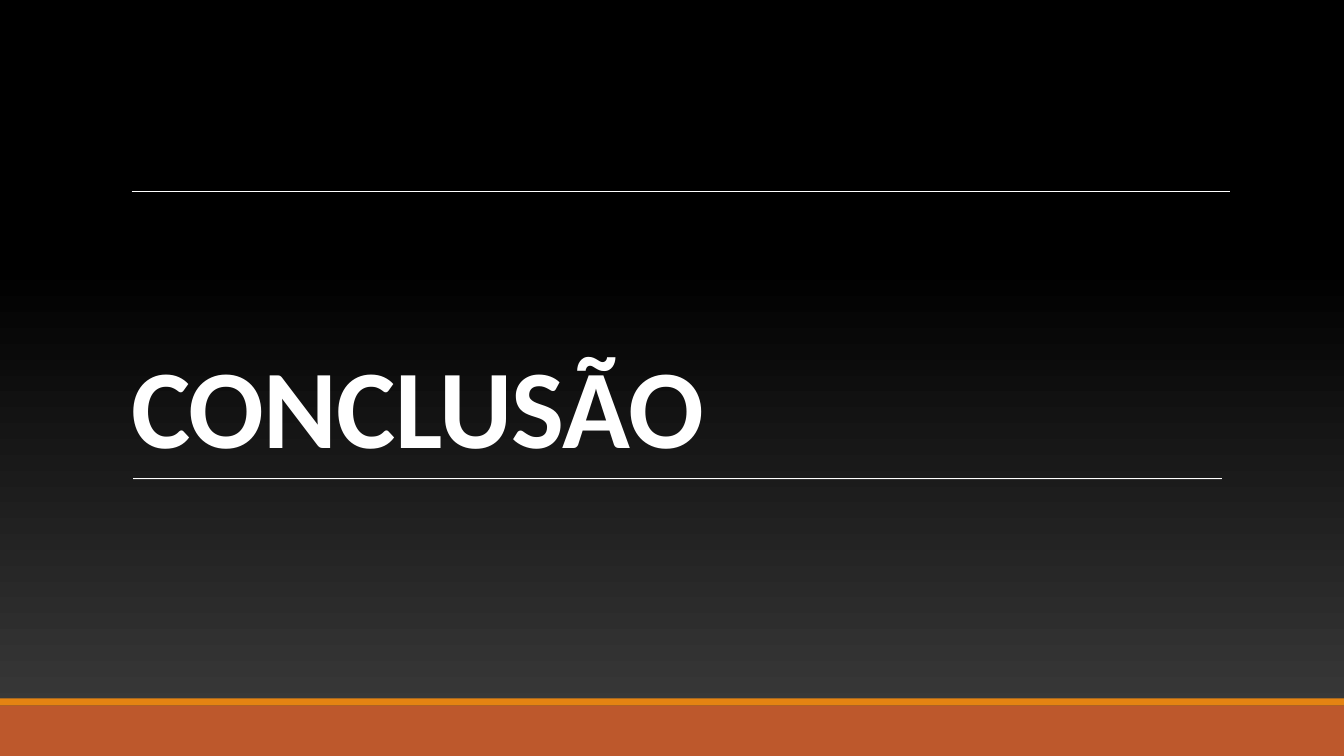
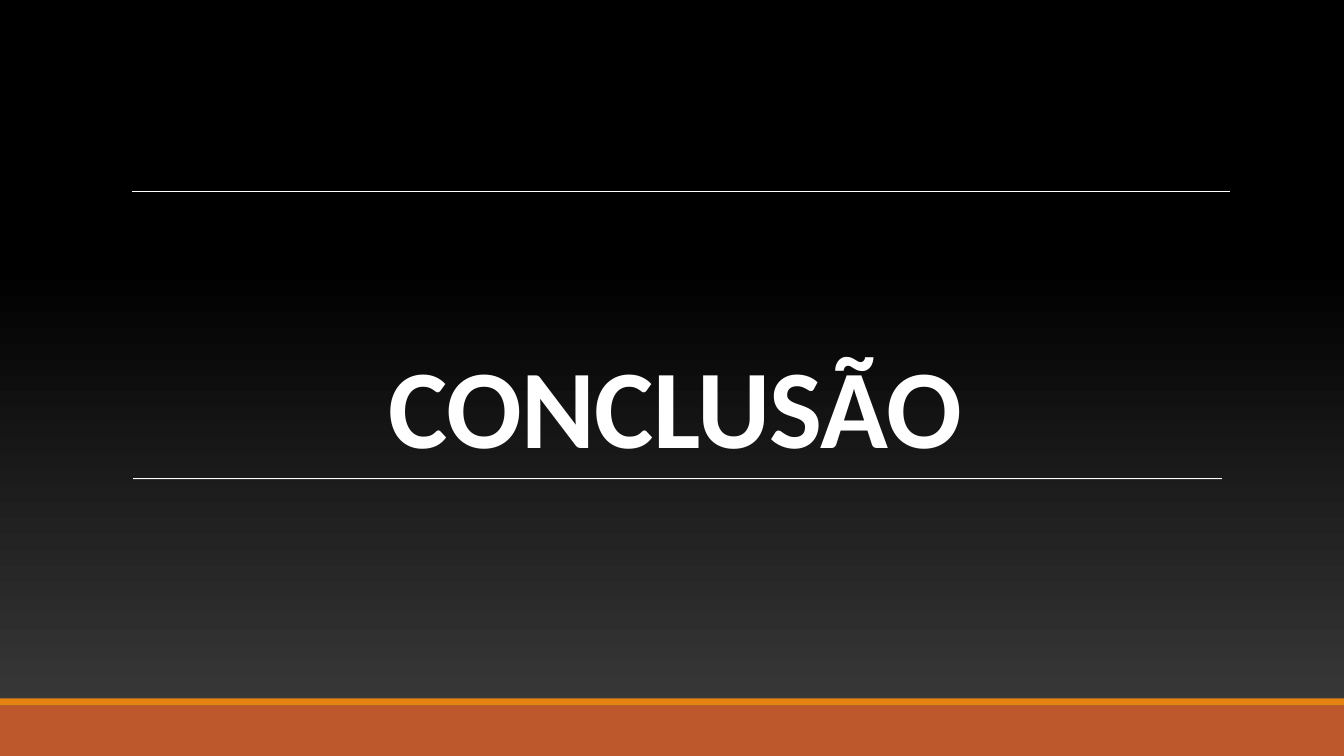
Before and after one commit to BandTec/grupo-05-adsa-20201, a slide deck: slide 22 of Apresentação Sprint 1.pptx (slide 21 before the commit). Drawn at 1344x756 pixels with LibreOffice and Linux fonts; fonts in the diff are those of the drawing; background and template pictures are left out. Boxes give left, top, right and bottom in pixels: in the first picture for what was removed or moved away, otherwise in the second. Text is boxed around its words. In the diff, an @@ line names an element or a change of style, - is before the commit and + after.

```diff
--- a/Apresentação Sprint 1.pptx
+++ b/Apresentação Sprint 1.pptx
@@ title "CONCLUSÃO" at (389, 357, 962, 449): alignment left to centre @@
```
Also in this commit, not shown: 5 other slides changed, 1 slide added.
